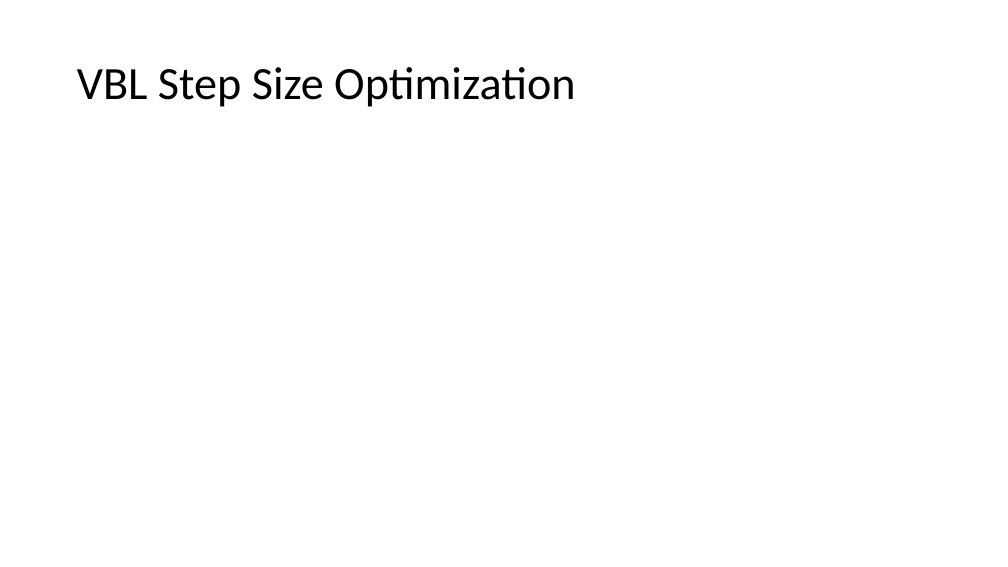
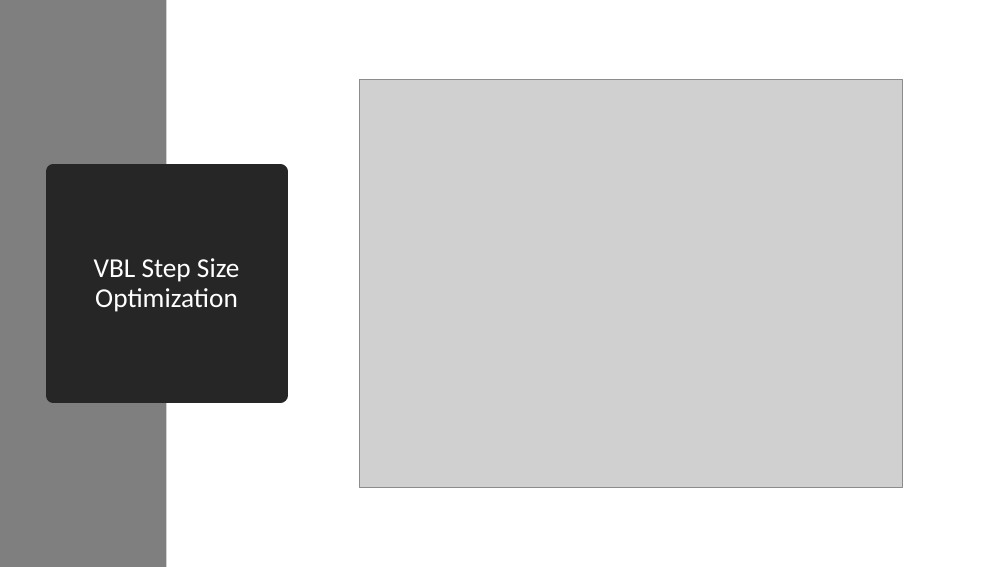
Before and after one commit to akashlevy/RRAM-RADAR-Tuning, a slide deck: slide 21 of presentations/Updates 8-4-20.pptx. Drawn at 1008x567 pixels with LibreOffice and Linux fonts; fonts in the diff are those of the drawing; grey boxes stand for pictures. Boxes give left, top, right and bottom in pixels: in the first picture for what was removed or moved away, otherwise in the second. Text is boxed around its words. In the diff, an @@ line names an element or a change of style, - is before the commit and + after.

```diff
--- a/presentations/Updates 8-4-20.pptx
+++ b/presentations/Updates 8-4-20.pptx
@@ rectangle added at [0,0,166,567], fill #7F7F7F @@
@@ picture added at [359,79,903,487] @@
@@ title "VBL Step Size Optimization": place and size @@
-title "VBL Step Size Optimization" at [77,67,575,107]
+title "VBL Step Size Optimization" at [53,172,281,395]
@@ title "VBL Step Size Optimization" at [53,172,281,395]: size 44 to 26 pt, text colour #000000 to #FFFFFF; alignment left to centre; fill none to #262626; outline none to #262626 13.75 pt @@
```
Also in this commit, not shown: 4 other slides changed, 44 other files.
